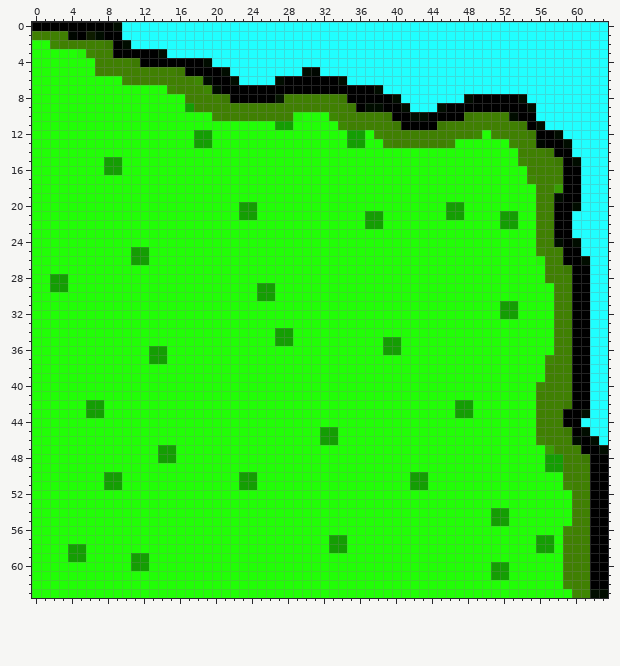
A pixel-art sprite gets an edit: images/world_grass_top_right.png. The first picture shows the starting point.
The file is 64x64 pixels. Colours within 5 levels of each other are drawn and written as one.
Once edited:
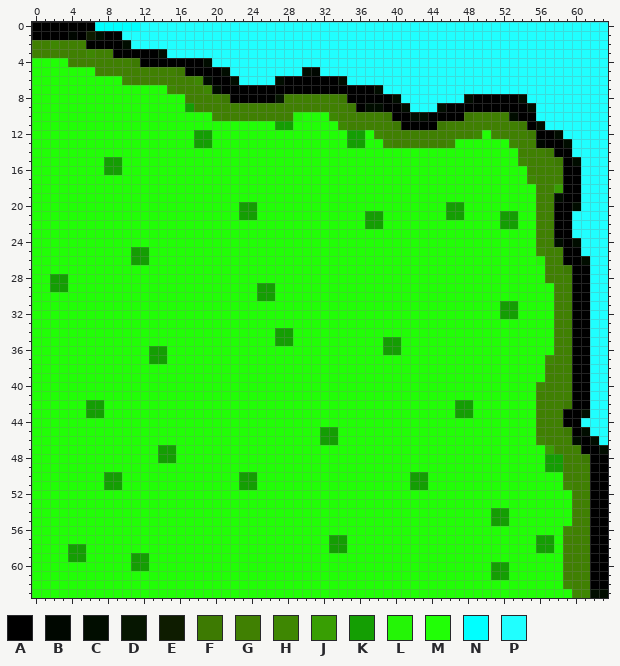
Palette (. is transparent): A #000000  B #000700  C #010d00  D #061601  E #0e1c00  F #3d7a02  G #408002  H #3e8702  J #389e03  K #149e03  L #24f506  M #21ff06  N #00ffff  P #20ffff
Edits made:
@@ x 0..13 @@
- 0 AAAAAAAAACPPPP
- 1 GGGGBAECAAPPPP
- 2 MMHGGGGGFACPPP
- 3 MMMMMLHGGAAAAA
- 4 MMMMMMMGGGGFAA
+ 0 AAAAAAANNNNNPP
+ 1 AAAABAECAAPPPP
+ 2 GGHGGGAAAACPPP
+ 3 GGGGGGHGGAAAAA
+ 4 MMMMGGGGGGGFAA
  5 MMMMMMMGGGGGGG
Changed places in both pictures, as pixel boxes (x1, y1, x2, y2):
changed: (32, 22, 140, 67)
